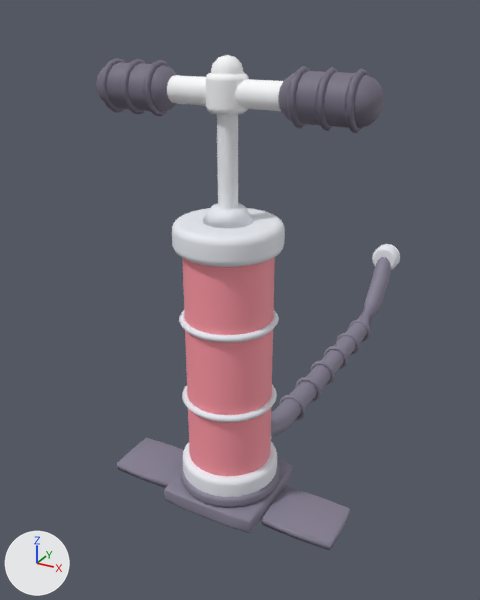
The glTF model assets/meshes/Plunger.glb as it was, and as the next commit left it.
Before and after are seen from a 50 mm camera at (2.71, -4.72, 4.51) aimed at (-0.69, 1.46, 1.42). Every picture has the same lights, and +X, +Y and +Z are marked at lower left. The older version comes first. Vertices at exactly the same position are counted once.

In view in the first picture: 'Barrel', 'Chrome', 'Grips', 'Handle', 'Hose', 'PumpBase', 'Rod'.
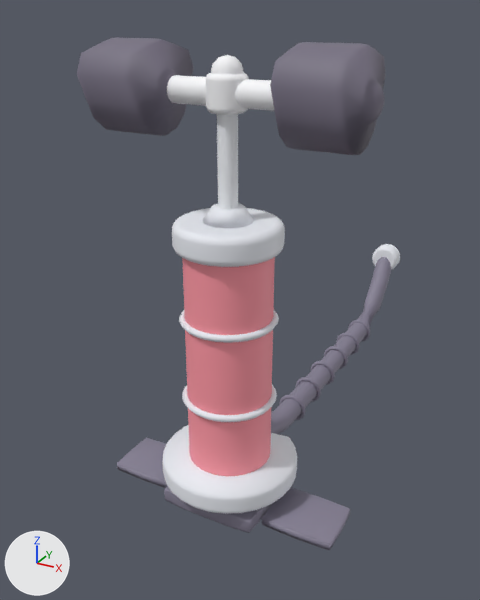
Changed parts and their boxes (x1, y1, x2, y2) in the pictures (480 x 600 px; the box of a moved part takes in the faces that stretch with it):
'Grips', reshaped (7% wider, 57% taller): before (96, 58, 385, 133); after (77, 37, 385, 155)
'Chrome', reshaped: before (172, 203, 400, 497); after (162, 203, 400, 514)
part 1 of me_chrome, moved or reshaped: before (183, 442, 277, 497); after (162, 425, 297, 514)
part 2 of me_grips, moved or reshaped: before (97, 62, 172, 112); after (77, 37, 194, 136)
part 3 of me_grips, moved or reshaped: before (282, 71, 372, 128); after (270, 42, 385, 155)

The change in detail:
me_chrome is used by ob_chrome; location (0.0, 0.0, 0.0).
me_chrome had 1221 vertices, 2424 faces and spanned x -0.48..0.48, y -0.48..5.05, z 0.18..2.98.
me_chrome now has 1221 vertices, 2424 faces and spans x -0.67..0.67, y -0.67..5.05, z 0.18..2.98.
me_chrome part 1: 150 of 1221 vertices moved; they spanned x -0.47..0.47, y -0.47..0.42, z 0.28..0.48 and now span x -0.67..0.67, y -0.67..0.52, z 0.28..0.48; mean shift (0.0, -0.03, 0.0); largest move (-0.42, 0.2, 0.32) -> (-0.6, 0.29, 0.32).
me_grips is used by ob_grips; location (0.0, 0.0, 0.0).
me_grips had 676 vertices, 1344 faces and spanned x -1.26..1.26, y -0.22..0.22, z 3.67..4.12.
me_grips now has 676 vertices, 1344 faces and spans x -1.26..1.26, y -0.47..0.47, z 3.51..4.29.
me_grips part 2: 56 of 676 vertices moved; they spanned x -1.12..-0.6, y -0.19..0.19, z 3.71..4.09 and now span x -1.12..-0.6, y -0.47..0.47, z 3.51..4.29; mean shift (0.0, 0.0, 0.01); largest move (-0.6, 0.18, 3.94) -> (-0.6, 0.46, 4.03).
me_grips part 3: 56 of 676 vertices moved; they spanned x 0.6..1.12, y -0.19..0.19, z 3.71..4.09 and now span x 0.6..1.12, y -0.47..0.47, z 3.51..4.29; mean shift (0.0, 0.0, 0.01); largest move (1.12, 0.18, 3.94) -> (1.12, 0.46, 4.03).
